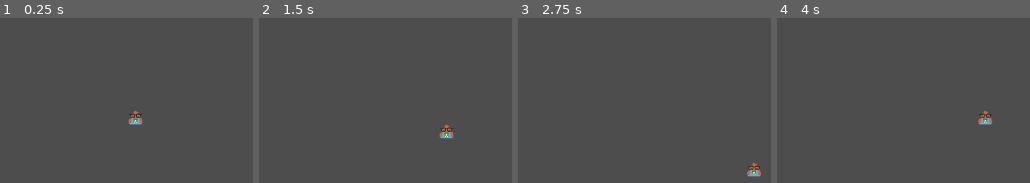
Above: before the commit, frames 1-4 (left to right).
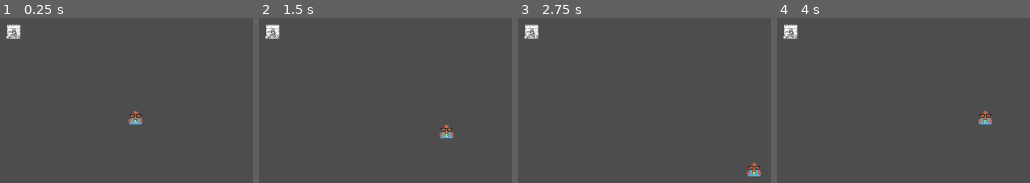
Above: after the commit, the same moments.

Repository: loganbruf/GlobalGameJam2024Game
Game: Godot game, scene res://node_2d.tscn
The game is run twice, just before and just after one commit, with the same random seed, the same clock (stepped at 60 frames per second) and the same inputs. The project has no main scene, so this scene is started directly.
Inputs:
- Up to frame 1 (0.25 s): no input
- Up to frame 2 (1.5 s): tap Enter at 0.5 s; hold Right (move right) 0.53-1.28 s; tap Space at 1.25 s; hold Down (move down) from 1.28 s (still down)
- Up to frame 3 (2.75 s): release Down (move down) at 2.03 s; hold Right (move right) from 2.03 s (still down)
- Up to frame 4 (4 s): tap Enter at 2.75 s; release Right (move right) at 2.78 s; hold Up (move up) 2.78-3.53 s; hold Left (move left) from 3.53 s (still down)

The runs differ from the first frame. In frame 1, 0.5% of the frame differs, in the area x 2-9%, y 3-13%; in frame 2, 0.5%; in frame 3, 0.5%; in frame 4, 0.5%.

Commit message:
added collision with bullets, ability to take damage (sort of)

Diff:
--- /dev/null
+++ b/Bullet.gd
@@ -0,0 +1,12 @@
+extends Area2D
+
+var damage = 1;
+
+# Called when the node enters the scene tree for the first time.
+func _ready():
+	pass # Replace with function body.
+
+
+# Called every frame. 'delta' is the elapsed time since the previous frame.
+func _process(delta):
+	pass
--- a/Player.gd
+++ b/Player.gd
@@ -2,8 +2,17 @@
 
 @export var speed = 100;
 @export var squareSize = 200;
+@export var maxHealth = 3;
+var health = maxHealth;
 
 var screenSize;
+
+@export var cooldownLength = 0.5;
+var cooldownTimer = 0;
+
+const root2 = 1.4142;
+const root2Inverse = 0.70710;
+
 # Called when the node enters the scene tree for the first time.
 func _ready():
 	screenSize = get_viewport_rect().size;
@@ -29,9 +38,35 @@
 	if (Input.is_action_pressed("move left")):
 		movingRight -= 1;
 
-	var velocity = Vector2(movingRight*speed, movingDown*speed);
+	var velocity;
+
+	if (movingDown != 0 && movingRight != 0):
+		velocity = Vector2(movingRight*speed*root2Inverse, movingDown*speed*root2Inverse);
+	else:
+		velocity = Vector2(movingRight*speed, movingDown*speed);
 
 	position += velocity * delta;
 
 	position.x = clamp(position.x, 0.5*screenSize[0]-squareSize, 0.5*screenSize[0]+squareSize);
 	position.y = clamp(position.y, 0.5*screenSize[1]-squareSize, 0.5*screenSize[1]+squareSize);
+
+	cooldownTimer -= delta;
+	cooldownTimer = max(cooldownTimer, 0);
+
+	##Deal with taking damage from attacks.
+	var highestAttackDamage = 0;
+	var tookDamage = false;
+	#If there are multiple attacks hitting, use the one with highest damage
+	#Depending how health ends up working, this may be even simpler than this
+
+	if (cooldownTimer == 0):
+		for collision in get_overlapping_areas():
+			var damage = collision.damage;
+			print(collision.name + ": " + str(damage) + " damage");
+
+			highestAttackDamage = max(highestAttackDamage, damage);
+			tookDamage = true;
+
+		if (tookDamage):
+			health -= highestAttackDamage;
+			cooldownTimer = cooldownLength;
--- a/node_2d.tscn
+++ b/node_2d.tscn
@@ -1,7 +1,22 @@
-[gd_scene load_steps=5 format=3 uid="uid://can8ppce74pd3"]
+[gd_scene load_steps=9 format=3 uid="uid://can8ppce74pd3"]
 
+[ext_resource type="Script" path="res://Bullet.gd" id="1_3gxeb"]
 [ext_resource type="Script" path="res://Player.gd" id="1_y1qbj"]
 [ext_resource type="Texture2D" uid="uid://bvigsiafddfex" path="res://Sprites/ShitMoneyCryGlasses.png" id="2_prmkf"]
+[ext_resource type="Texture2D" uid="uid://dad0c7vqov85x" path="res://Sprites/halloween.webp" id="3_y4bg4"]
+
+[sub_resource type="RectangleShape2D" id="RectangleShape2D_od8bg"]
+
+[sub_resource type="SpriteFrames" id="SpriteFrames_rnx8s"]
+animations = [{
+"frames": [{
+"duration": 1.0,
+"texture": ExtResource("3_y4bg4")
+}],
+"loop": true,
+"name": &"default",
+"speed": 5.0
+}]
 
 [sub_resource type="SpriteFrames" id="SpriteFrames_334fr"]
 animations = [{
@@ -18,6 +33,18 @@
 
 [node name="Node2D" type="Node2D"]
 
+[node name="Bullet" type="Area2D" parent="."]
+position = Vector2(400, 200)
+script = ExtResource("1_3gxeb")
+metadata/_edit_group_ = true
+
+[node name="CollisionShape2D" type="CollisionShape2D" parent="Bullet"]
+shape = SubResource("RectangleShape2D_od8bg")
+
+[node name="AnimatedSprite2D" type="AnimatedSprite2D" parent="Bullet"]
+scale = Vector2(0.15, 0.15)
+sprite_frames = SubResource("SpriteFrames_rnx8s")
+
 [node name="Player" type="Area2D" parent="."]
 position = Vector2(576, 324)
 script = ExtResource("1_y1qbj")
Binary file added: Sprites/halloween.webp
Not shown, added: Sprites/halloween.webp.import
